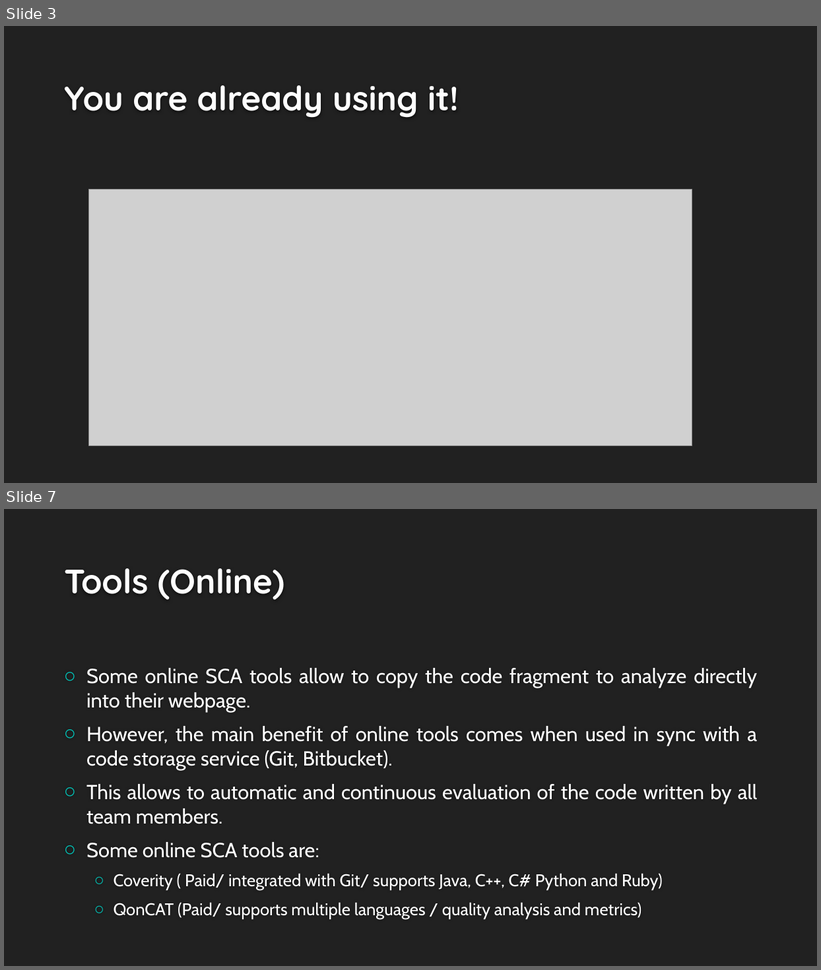
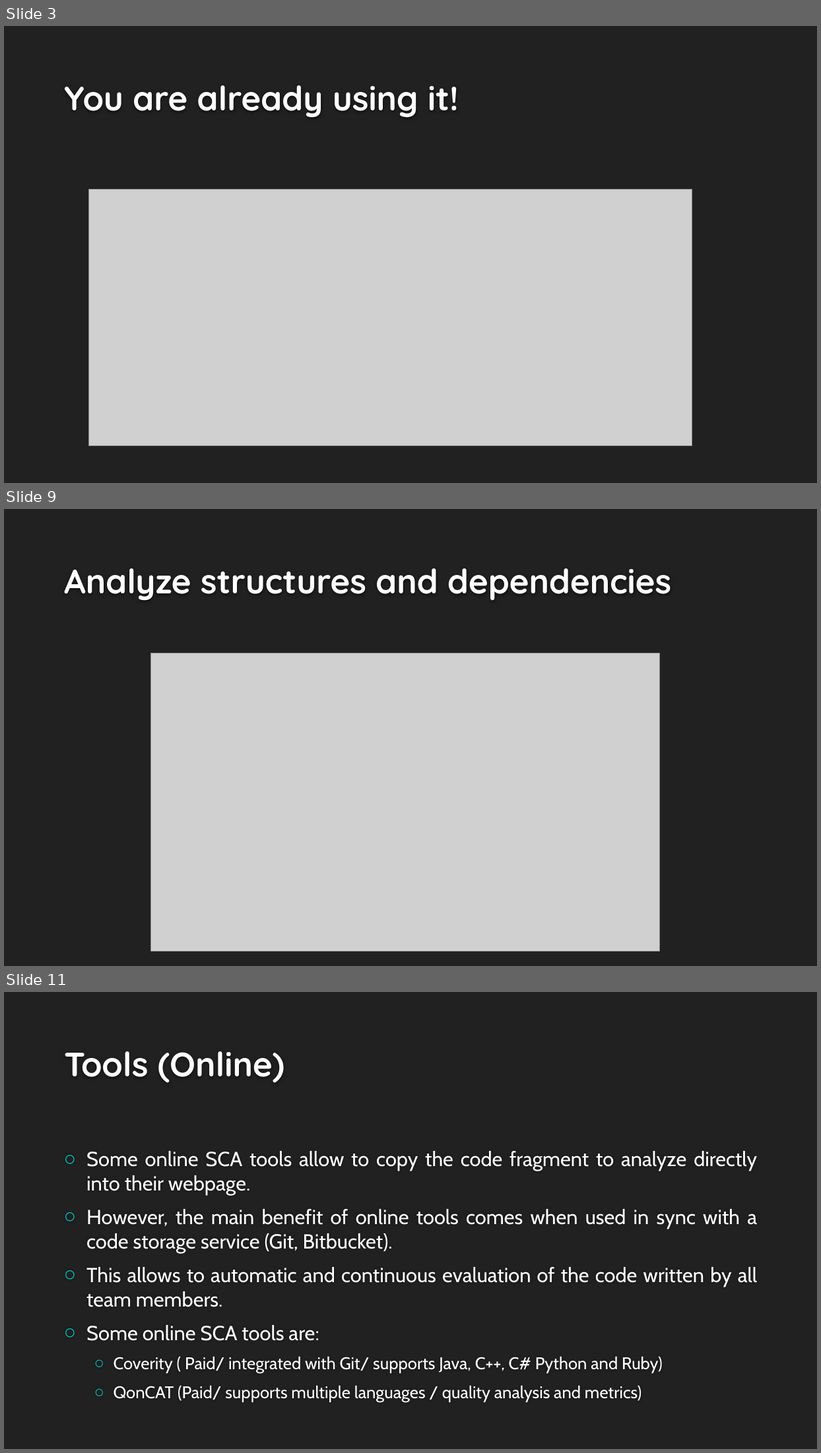
Before and after one commit to rodrigodpl/Static-Code-Analysis, a slide deck: docs/Static Code Analysis.pptx. Shown one above the other, each under a label of ours: slides 3 and 7 before the commit, slides 3, 9 and 11 after it; the slides between them are not shown. The pictures are 821x970 and 821x1453 pixels, drawn with LibreOffice and Linux fonts; fonts in the diff are those of the drawing; grey boxes stand for pictures; background and template pictures are left out. Boxes give left, top, right and bottom in pixels: in the first picture for what was removed or moved away, otherwise in the second. Text is boxed around its words. In the diff, an @@ line names an element or a change of style, - is before the commit and + after.

```diff
--- a/docs/Static Code Analysis.pptx
+++ b/docs/Static Code Analysis.pptx
@@ slide 9 added at <box>4,509,817,966</box>, background #212121 @@
@@ title added at <box>64,568,671,601</box>, 40 pt, text #FEFEFE, bold @@
+Analyze structures and dependencies
@@ picture added at <box>151,654,660,952</box> @@
@@ what was slide 7 is now slide 11 @@
```
Also in this commit, not shown: 5 slides changed, 10 other slides added.
